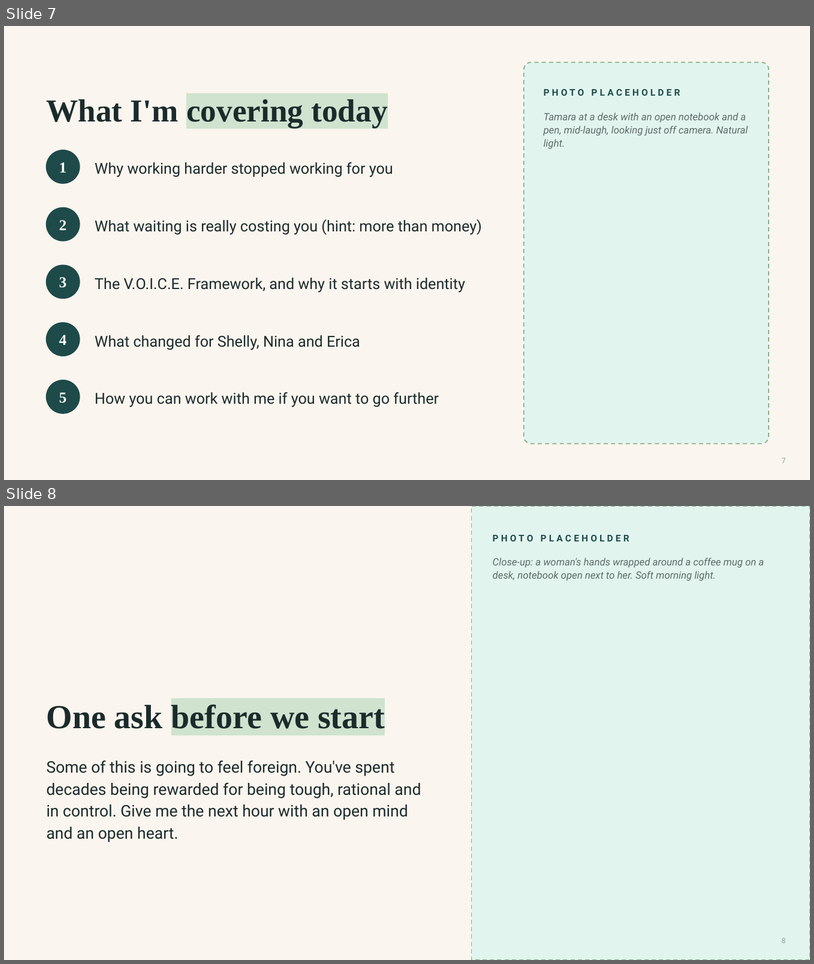
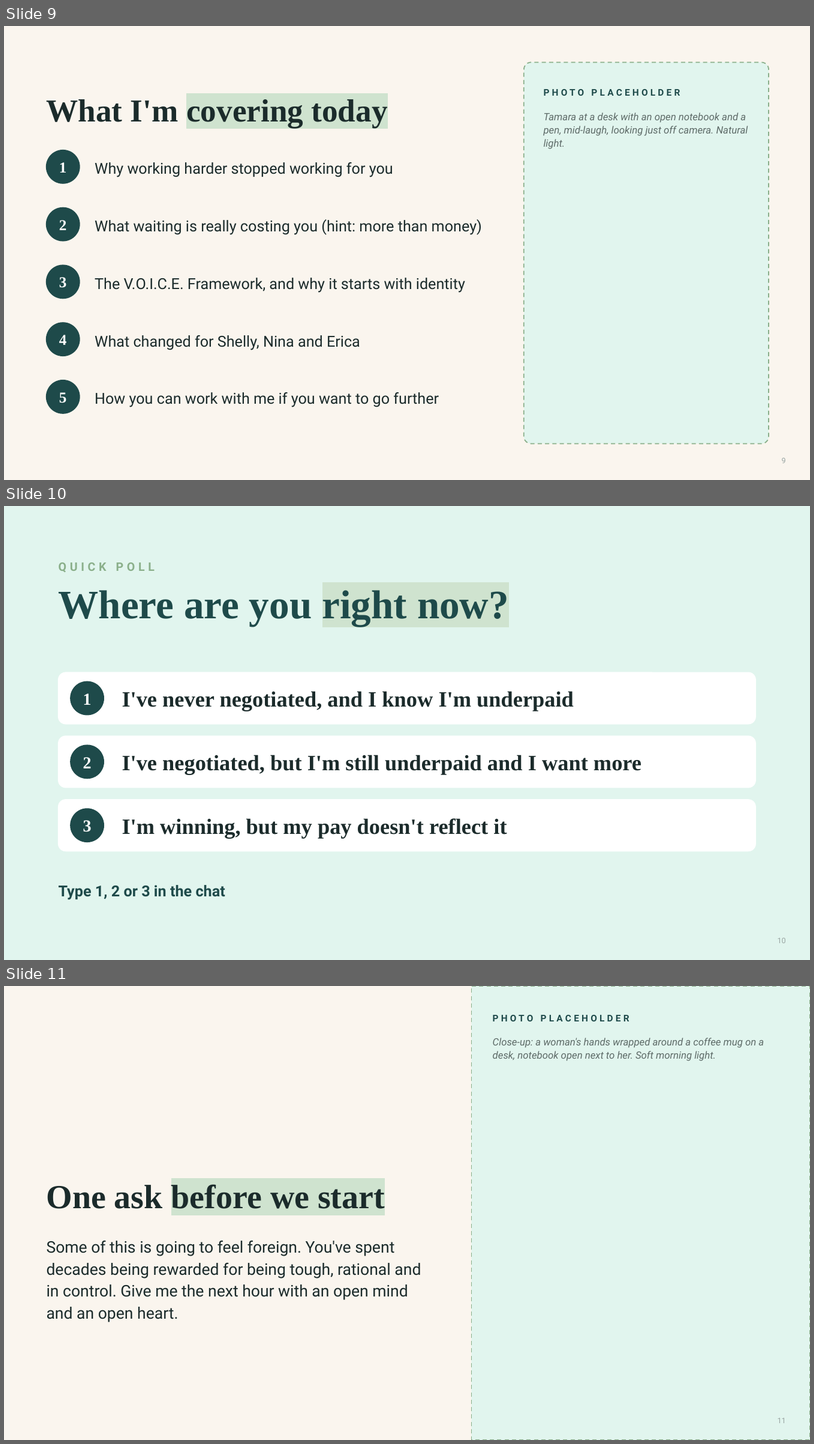
Before and after one commit to danielkelleyy/Beacon-Media, a slide deck: masterclass/tamara-lashchyk/Tamara-Masterclass-v3.pptx. Shown one above the other, each under a label of ours: slides 7 and 8 before the commit, slides 9, 10 and 11 after it. The pictures are 814x964 and 814x1444 pixels, drawn with LibreOffice and Linux fonts; fonts in the diff are those of the drawing. Boxes give left, top, right and bottom in pixels: in the first picture for what was removed or moved away, otherwise in the second. Text is boxed around its words. In the diff, an @@ line names an element or a change of style, - is before the commit and + after.

```diff
--- a/masterclass/tamara-lashchyk/Tamara-Masterclass-v3.pptx
+++ b/masterclass/tamara-lashchyk/Tamara-Masterclass-v3.pptx
@@ slide 10 added at [4,506,810,960], background #E1F5EE @@
@@ text added at [59,562,155,572], 14 pt, text #8AAF8A, bold @@
+QUICK POLL
@@ text added at [59,590,509,625], 48 pt, text #1E4A4A, bold @@
+Where are you right now?
@@ rounded rectangle added at [59,672,756,724], fill #FFFFFF, outline #FFFFFF 1 pt @@
@@ ellipse added at [71,681,104,715], fill #1E4A4A, outline #1E4A4A 1 pt @@
@@ text added at [83,693,92,705], 20 pt, text #FFFFFF, bold @@
+1
@@ text added at [122,691,574,711], 26 pt, text #1B2B2B, bold @@
+I've never negotiated, and I know I'm underpaid
@@ rounded rectangle added at [59,736,756,787], fill #FFFFFF, outline #FFFFFF 1 pt @@
@@ ellipse added at [71,745,104,778], fill #1E4A4A, outline #1E4A4A 1 pt @@
@@ text added at [83,757,92,768], 20 pt, text #FFFFFF, bold @@
+2
@@ text added at [122,754,642,774], 26 pt, text #1B2B2B, bold @@
+I've negotiated, but I'm still underpaid and I want more
@@ rounded rectangle added at [59,799,756,851], fill #FFFFFF, outline #FFFFFF 1 pt @@
@@ ellipse added at [71,808,104,842], fill #1E4A4A, outline #1E4A4A 1 pt @@
@@ text added at [83,820,92,832], 20 pt, text #FFFFFF, bold @@
+3
@@ text added at [122,818,507,838], 26 pt, text #1B2B2B, bold @@
+I'm winning, but my pay doesn't reflect it
@@ text added at [59,885,225,900], 18 pt, text #1E4A4A, bold @@
+Type 1, 2 or 3 in the chat
@@ page number added at [778,937,786,943], 9 pt, text #9AA6A3 @@
+10
@@ what was slide 7 is now slide 9 @@
@@ page number at [782,457,786,463]: text changed @@
-7
+9
@@ what was slide 8 is now slide 11 @@
@@ page number at [778,1417,786,1423]: text changed @@
-8
+11
```
Also in this commit, not shown: 8 slides changed, 11 other slides added, 16 slides removed, 5 other files.
